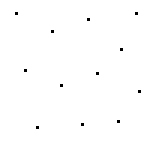
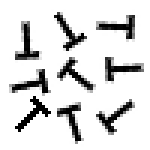
Layered file, before and after one edit (150x150). Changes by layer:
added layer "Pasted Layer" above "Background" over [9, 69, 51, 99]
painted on "Background" over [9, 12, 144, 144]
